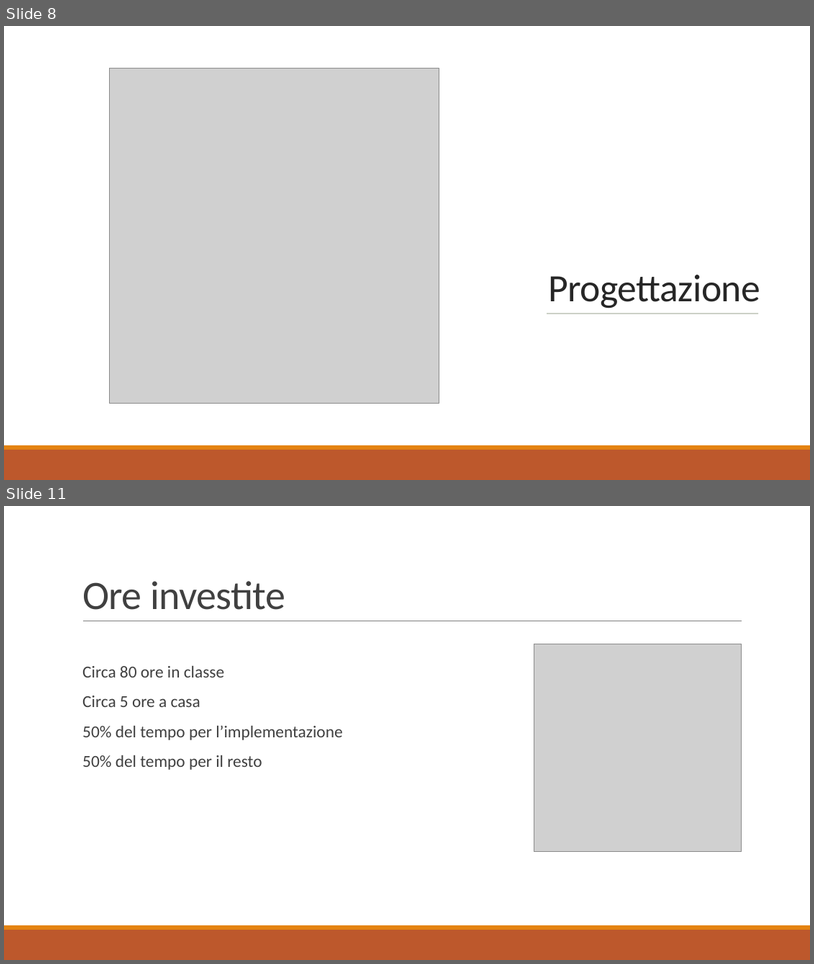
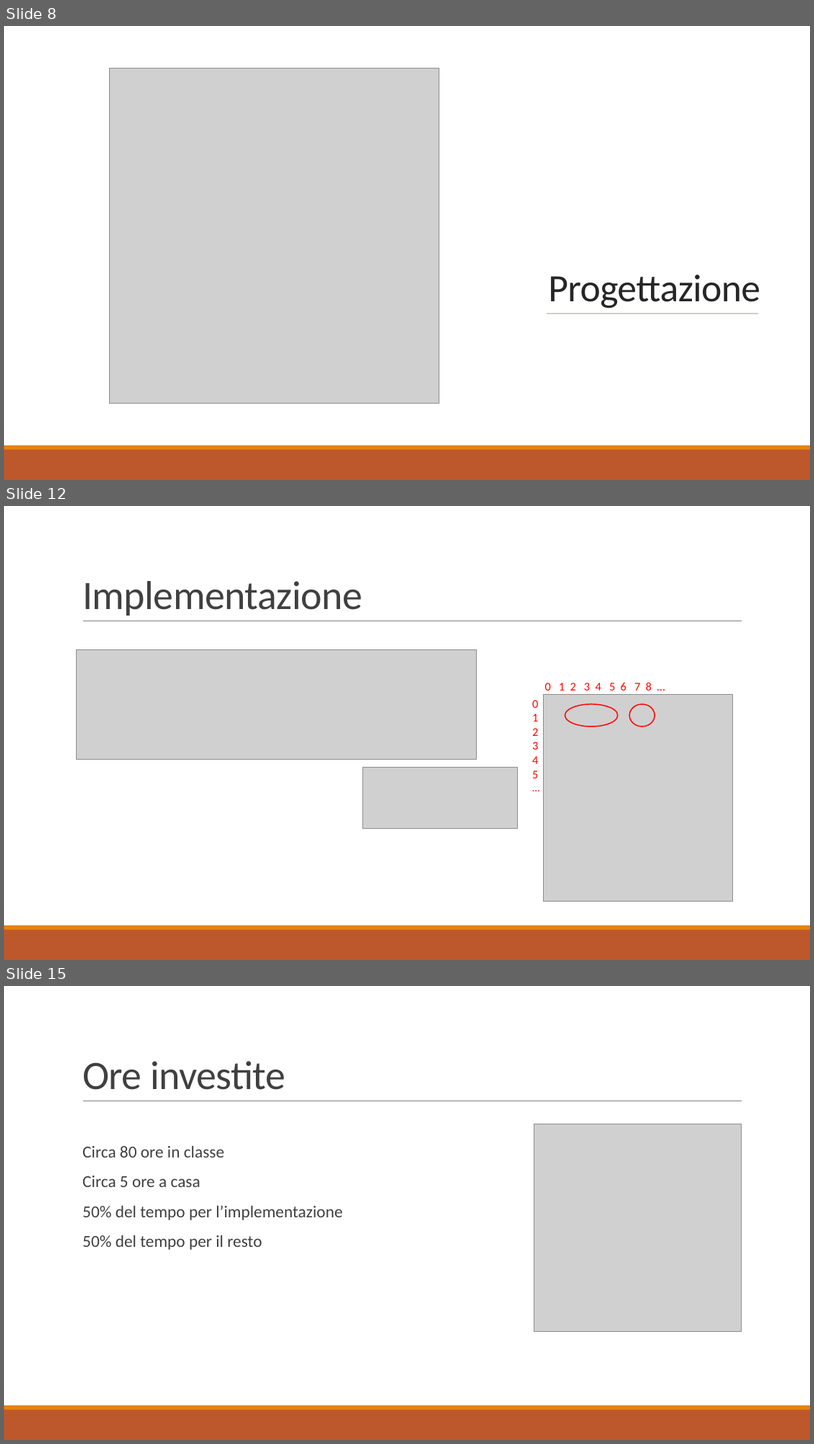
Before and after one commit to PaoloWeishaupt/Word-Clock, a slide deck: Presentazione/Presentazione_Word_Clock.pptx. Shown one above the other, each under a label of ours: slides 8 and 11 before the commit, slides 8, 12 and 15 after it; the slides between them are not shown. The pictures are 814x964 and 814x1444 pixels, drawn with LibreOffice and Linux fonts; fonts in the diff are those of the drawing; grey boxes stand for pictures. Boxes give left, top, right and bottom in pixels: in the first picture for what was removed or moved away, otherwise in the second. Text is boxed around its words. In the diff, an @@ line names an element or a change of style, - is before the commit and + after.

```diff
--- a/Presentazione/Presentazione_Word_Clock.pptx
+++ b/Presentazione/Presentazione_Word_Clock.pptx
@@ slide 12 added at [4,506,810,960], background #FFFFFF; not listed: 3 template elements that a slide beside it also shows @@
@@ title added at [82,581,363,615], 48 pt, text #404040 @@
+Implementazione
@@ picture added at [77,649,476,759] @@
@@ text added at [532,700,538,778], 14 pt, text #FF0000 @@
+0
+1
+2
+3
+4
+5
+…
@@ picture added at [543,695,733,901] @@
@@ text added at [545,682,652,690], 14 pt, text #FF0000 @@
+0 1 2 3 4 5 6 7 8 …
@@ ellipse added at [566,704,618,726], outline #FF0000 1.25 pt @@
@@ ellipse added at [630,704,656,726], outline #FF0000 1.25 pt @@
@@ picture added at [363,767,518,829] @@
@@ what was slide 11 is now slide 15 @@
```
Also in this commit, not shown: 3 slides changed, 4 other slides added, 1 slide removed.
